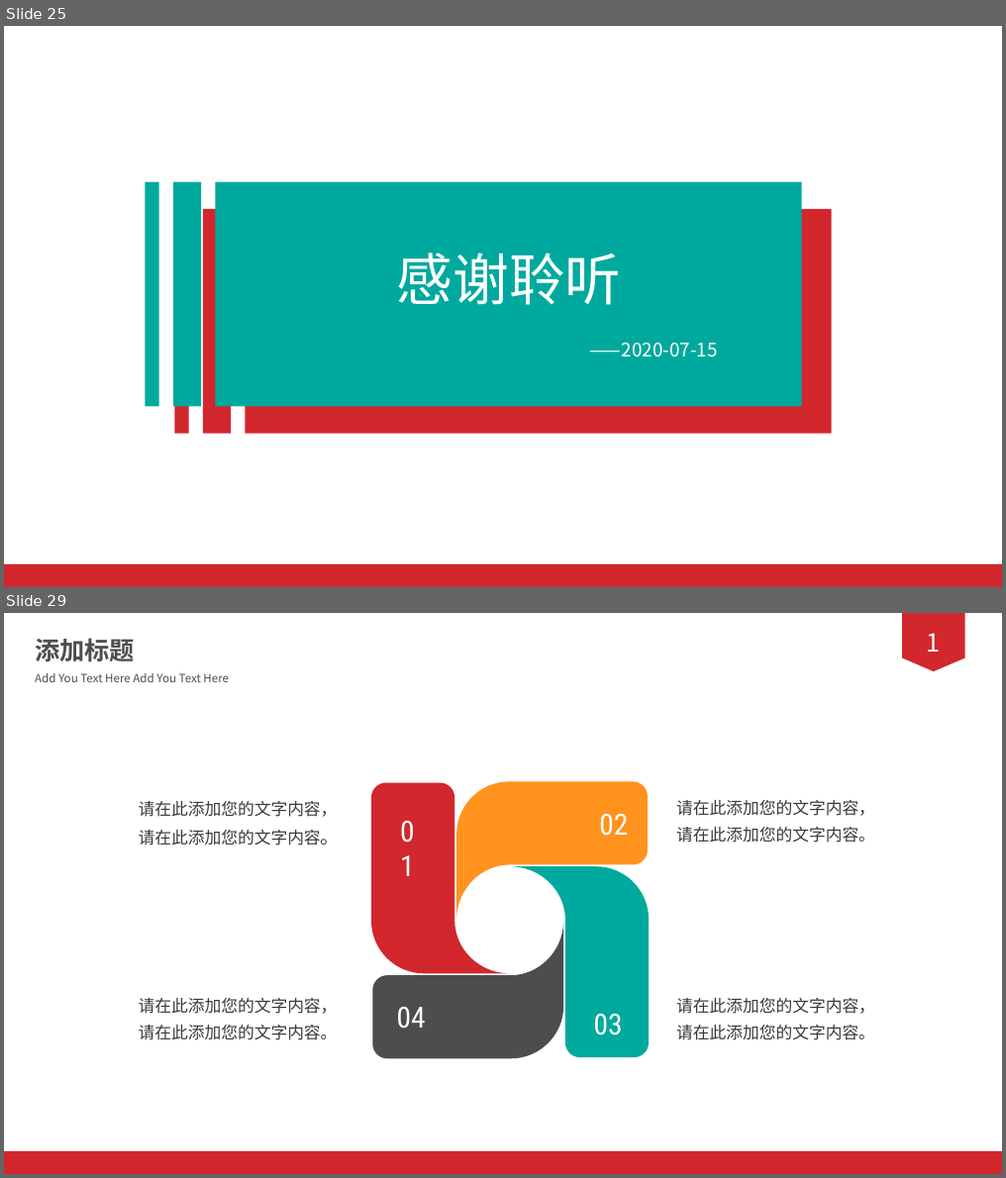
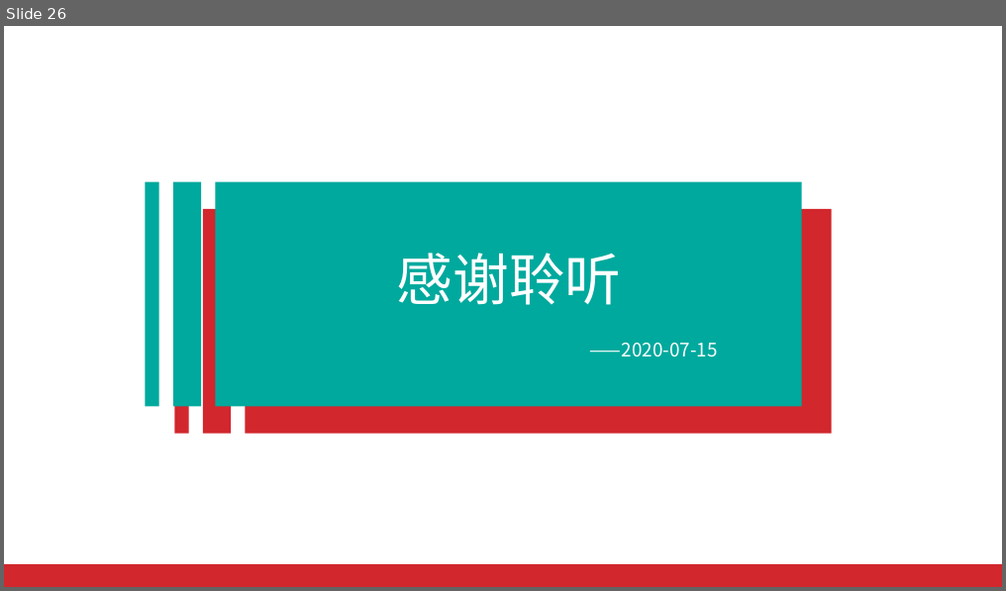
Before and after one commit to 1AKO1/2020shixun, a slide deck: doc/PPT/答辩ppt.pptx. Shown one above the other, each under a label of ours: slides 25 and 29 before the commit, slide 26 after it; the slides between them are not shown. The pictures are 1006x1178 and 1006x591 pixels, drawn with LibreOffice and Linux fonts; fonts in the diff are those of the drawing. Boxes give left, top, right and bottom in pixels: in the first picture for what was removed or moved away, otherwise in the second. Text is boxed around its words. In the diff, an @@ line names an element or a change of style, - is before the commit and + after.

```diff
--- a/doc/PPT/答辩ppt.pptx
+++ b/doc/PPT/答辩ppt.pptx
@@ slide 29 removed at <box>4,613,1002,1174</box>, background #FFFFFF @@
@@ text removed at <box>35,638,135,663</box> @@
-添加标题
@@ freeform shape removed at <box>902,613,965,671</box> @@
-1
@@ text removed at <box>35,673,229,682</box> @@
-Add You Text Here Add You Text Here
@@ freeform shape removed at <box>371,783,507,973</box> @@
@@ freeform shape removed at <box>456,781,648,917</box> @@
@@ text removed at <box>139,801,341,846</box> @@
-请在此添加您的文字内容， 请在此添加您的文字内容。
@@ text removed at <box>393,809,436,852</box> @@
-01
@@ text removed at <box>599,814,628,836</box> @@
-02
@@ text removed at <box>676,800,875,843</box> @@
-请在此添加您的文字内容， 请在此添加您的文字内容。
@@ freeform shape removed at <box>513,866,648,1058</box> @@
@@ freeform shape removed at <box>373,924,564,1059</box> @@
@@ text removed at <box>139,998,338,1041</box> @@
-请在此添加您的文字内容， 请在此添加您的文字内容。
@@ text removed at <box>676,998,875,1041</box> @@
-请在此添加您的文字内容， 请在此添加您的文字内容。
@@ text removed at <box>397,1007,426,1029</box> @@
-04
@@ text removed at <box>594,1013,623,1036</box> @@
-03
@@ rectangle removed at <box>4,1152,1002,1174</box> @@
@@ what was slide 25 is now slide 26 @@
```
Also in this commit, not shown: 14 slides changed, 1 slide added, 15 other slides removed.
